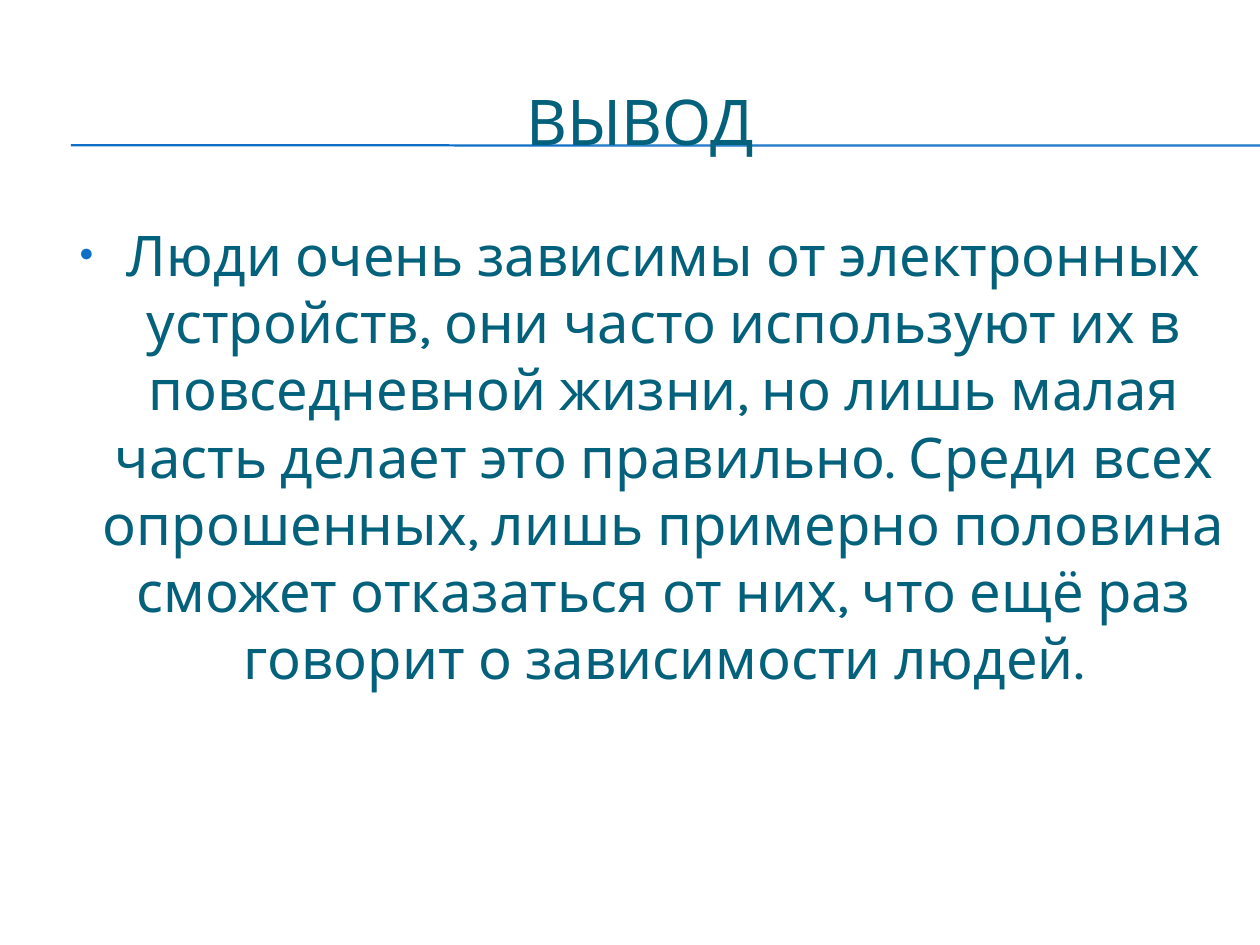
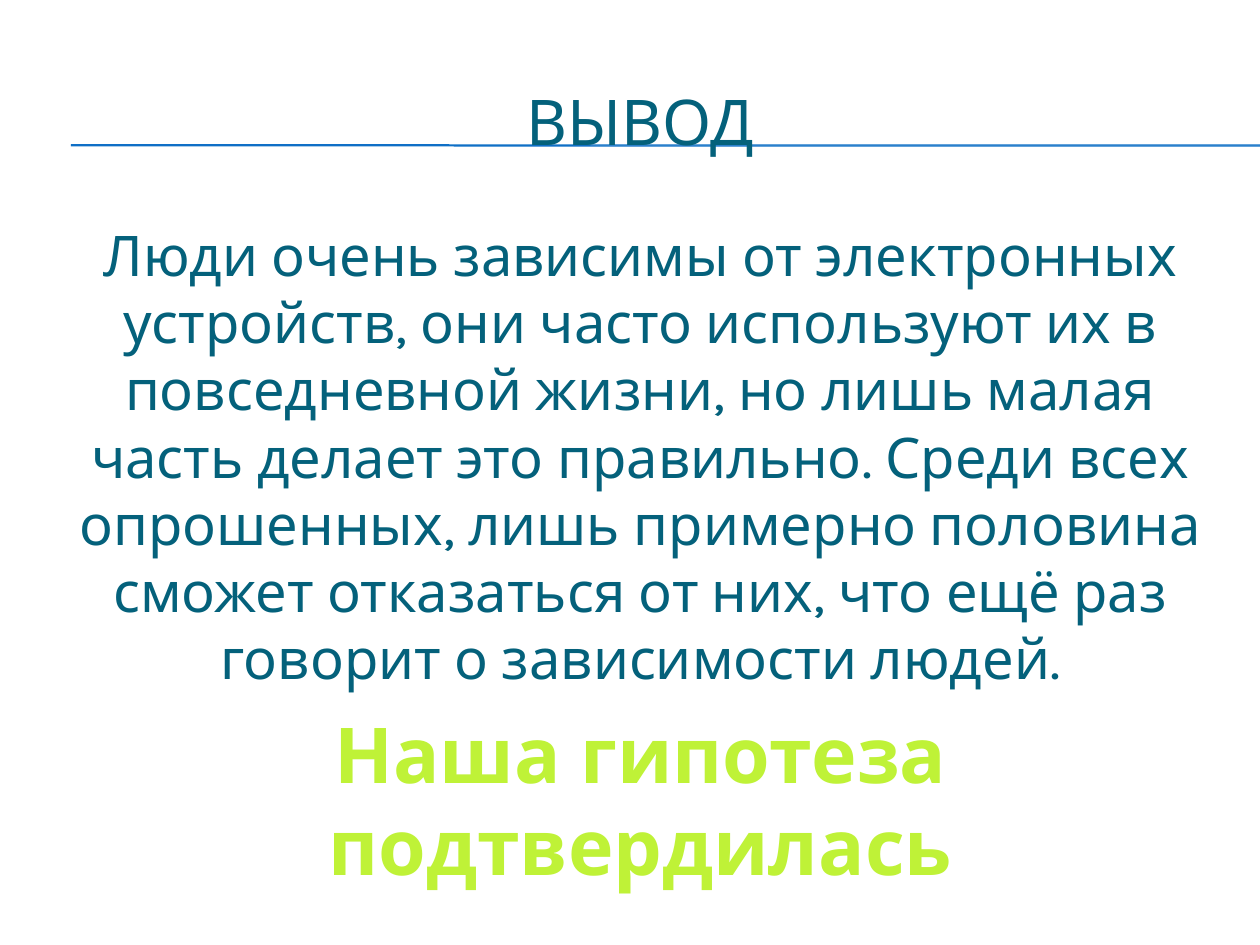
Before and after one commit to Proekt-po-IT/Proekt-po-IT.github.io, a slide deck: slide 12 of files/Какую роль играют электронные устройства в нашей жизни.pptx (slide 9 before the commit). Drawn at 1260x945 pixels with LibreOffice and Linux fonts; fonts in the diff are those of the drawing; background and template pictures are left out. Boxes give left, top, right and bottom in pixels: in the first picture for what was removed or moved away, otherwise in the second. Text is boxed around its words. In the diff, an @@ line names an element or a change of style, - is before the commit and + after.

```diff
--- a/files/Какую роль играют электронные устройства в нашей жизни.pptx
+++ b/files/Какую роль играют электронные устройства в нашей жизни.pptx
@@ text at [79, 236, 1201, 693]: bullet • to none @@
@@ text at [334, 728, 946, 784]: paragraph added @@
+Наша гипотеза подтвердилась
```
Also in this commit, not shown: 3 slides added, 12 other files.
